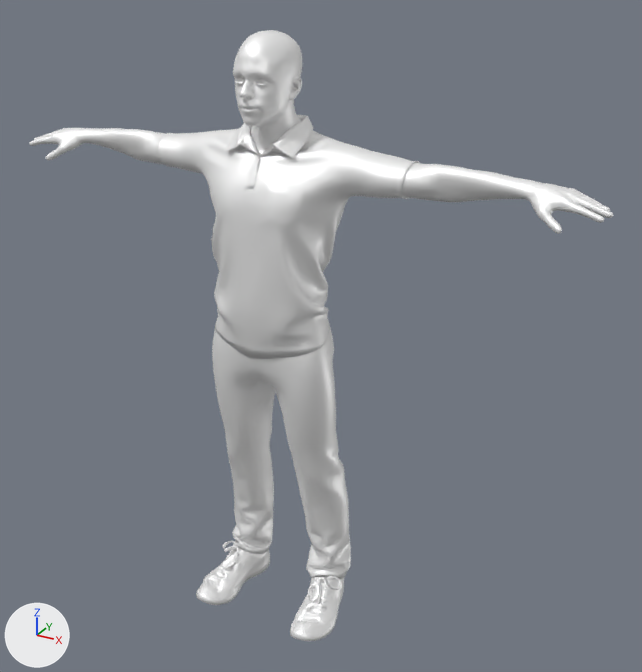
Before and after pictures for a commit that changed the FBX model Assets/CharacterNOSOCKSfbx.fbx.
Before and after are seen from a 50 mm camera at (1.254, -2.025, 1.956) aimed at (0.115, 0.047, 0.92). Arrows for +X, +Y and +Z are at lower left; the lights stay in place. Where no turn or scale is listed for an object, it has been applied to the vertices.

The first picture shows 'Ch01_Body', 'Ch01_Pants', 'Ch01_Shirt', 'Ch01_Sneakers'.
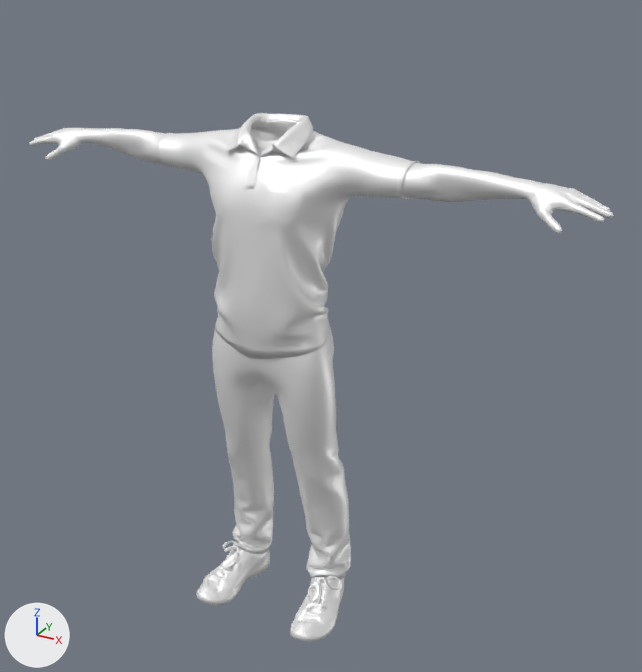
Where the change shows, as pixel boxes (x1, y1, x2, y2) in the pictures (642 x 672 px):
'Ch01_Body', reshaped (48% shorter): before (29, 30, 613, 234); after (29, 128, 613, 234)
'Ch01_Eyelashes', deleted: before (235, 77, 267, 85)
part 1 of me_mesh, deleted: before (233, 30, 302, 157)

The change, as a diff of the scene's bpy script:
```diff
--- a/Assets/CharacterNOSOCKSfbx.fbx.py
+++ b/Assets/CharacterNOSOCKSfbx.fbx.py
@@ me_mesh @@
 me_mesh.from_pydata(...)  # 9396 vertices, 9377 faces; spans x -0.89..0.89, y -0.15..0.1, z 1.35..1.76
 # used by ob_ch01_body; location = (0.0, 0.0, 0.0)
+# me_mesh part 1: the loose piece of 4756 vertices spanning x -0.11..0.11, y -0.15..0.1, z 1.44..1.76 is deleted
 me_mesh.materials.append(mat_ch01_body)
@@ ob_ch01_eyelashes @@
-ob_ch01_eyelashes = bpy.data.objects.new('Ch01_Eyelashes', me_mesh_002)
-ob_ch01_eyelashes.location = (0.0, 0.0, 0.0)
```
